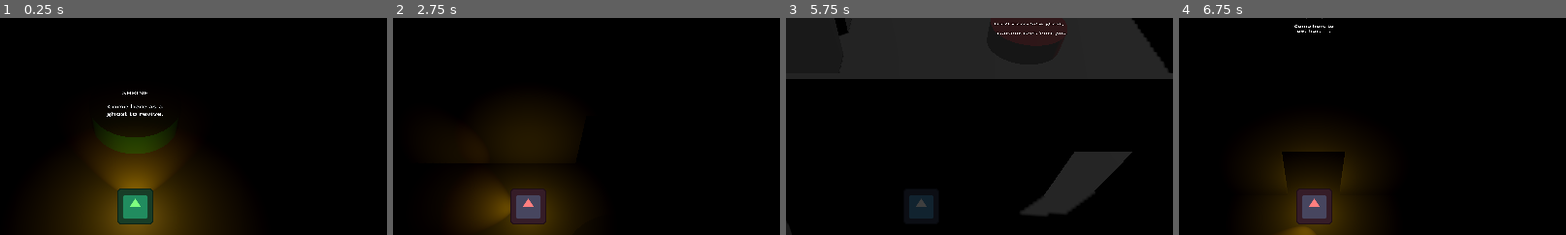
Above: before the commit, frames 1-4 (left to right).
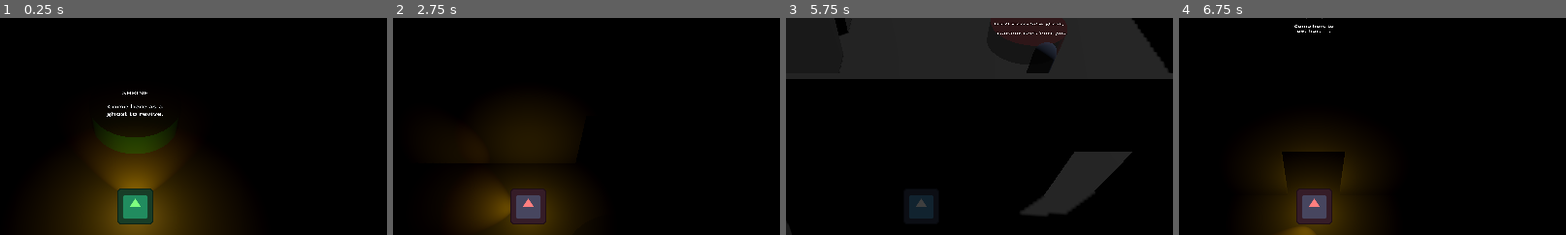
Above: after the commit, the same moments.

Repository: Rusty-Rat-Studios/dead-living-and-dying
Game: Godot game, scene res://game.tscn
Same seed, same stepped clock (60 frames per second), same inputs: the game is played once before the commit and once after it. The engine's default icon, where the game draws it, is replaced by a stand-in: a white triangle on a blue panel in a dark square.
Inputs (mouse positions are % of the whole screen's width and height, from its top left):
- Up to frame 1 (0.25 s): no input
- Up to frame 2 (2.75 s): tap Enter at 0.5 s; move the mouse to (45, 70) at 0.52 s; hold Up (ui_up) 0.53-2.03 s; tap Tab at 0.6, 1.35, 2.1 s; move the mouse to (80, 65) at 1.27 s; move the mouse to (20, 35) at 2.02 s; hold Left (ui_left) from 2.03 s (still down)
- Up to frame 3 (5.75 s): move the mouse to (55, 50) at 2.77 s; tap Tab every 0.75 s from 2.85 to 5.1 s; move the mouse to (35, 25) at 3.52 s; release Left (ui_left) at 3.53 s; hold Down (ui_down) 3.53-4.28 s; move the mouse to (72, 45) at 4.27 s; hold Right (ui_right) 4.28-5.03 s; move the mouse to (30, 55) at 5.02 s; hold Up (ui_up) from 5.03 s (still down)
- Up to frame 4 (6.75 s): move the mouse to (60, 28) at 5.77 s; release Up (ui_up) at 5.78 s; hold Right (ui_right) from 5.78 s (still down); tap Tab at 5.85, 6.6 s; move the mouse to (45, 70) at 6.52 s
The pictures show only the part of the screen within x 33-82%, y 7-57%; the shares and areas given below are measured in that part.

Frames 1-2 are identical in both runs. In frame 3, 0.4% of the frame differs, in the area x 62-70%, y 11-26%; in frame 4, less than 0.1%.

Commit message:
Added player_in_room flag to ghost, updated on room enter/exit

Diff:
--- a/ghost/ghost.gd
+++ b/ghost/ghost.gd
@@ -7,6 +7,7 @@
 
 @onready var speed: float = 4.0
 @onready var current_room: Node3D = get_parent()
+@onready var player_in_room: bool = false
 @onready var target_pos: Vector3 = Vector3.ZERO
 @onready var at_target: bool = false
 
--- a/ghost/state_attacking.gd
+++ b/ghost/state_attacking.gd
@@ -3,6 +3,7 @@
 @onready var player: Player = PlayerHandler.get_player()
 
 func _ready() -> void:
+	SignalBus.player_entered_room.connect(_on_player_entered_room)
 	SignalBus.player_exited_room.connect(_on_player_exited_room)
 
 
@@ -18,6 +19,12 @@
 	return null # remain in attacking state
 
 
+func _on_player_entered_room(room: Node3D) -> void:
+	if room == parent.current_room:
+		parent.player_in_room = true
+
+
 func _on_player_exited_room(room: Node3D) -> void:
 	if room == parent.current_room:
+		parent.player_in_room = false
 		parent.state_machine.change_state(state_waiting)
--- a/ghost/state_machine_ghost.gd
+++ b/ghost/state_machine_ghost.gd
@@ -11,7 +11,8 @@
 func _on_player_state_changed(state_name: String) -> void:
 	match state_name:
 		"Dead":
-			change_state($Attacking)
+			if get_parent().player_in_room:
+				change_state($Attacking)
 		"Living":
 			change_state($Waiting)
 		"Dying":
--- a/ghost/state_waiting.gd
+++ b/ghost/state_waiting.gd
@@ -70,5 +70,6 @@
 
 
 func _on_player_entered_room(room: Node3D) -> void:
+	parent.player_in_room = true
 	if room == parent.current_room and PlayerHandler.get_player_state() == "Dead":
 		parent.state_machine.change_state(state_attacking)
